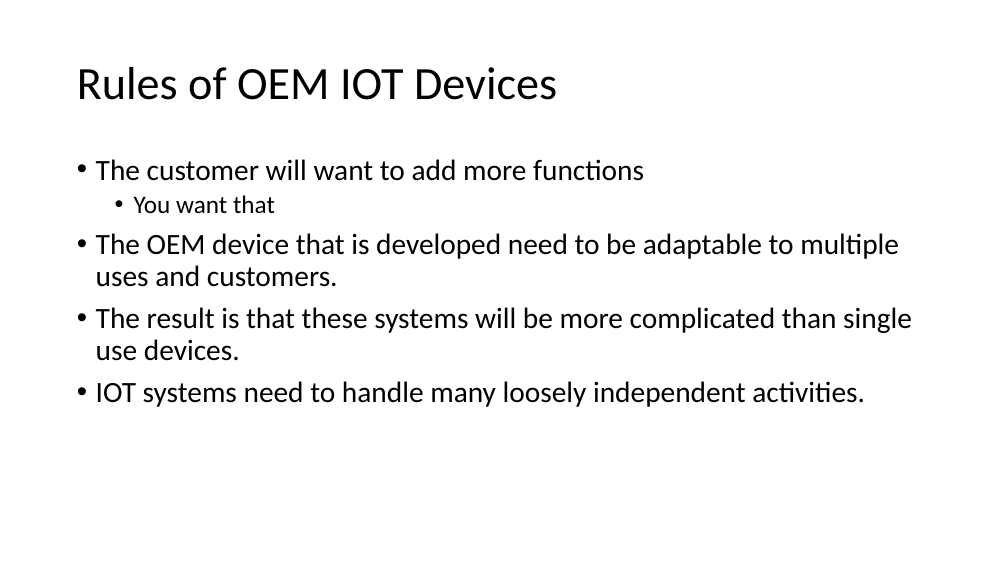
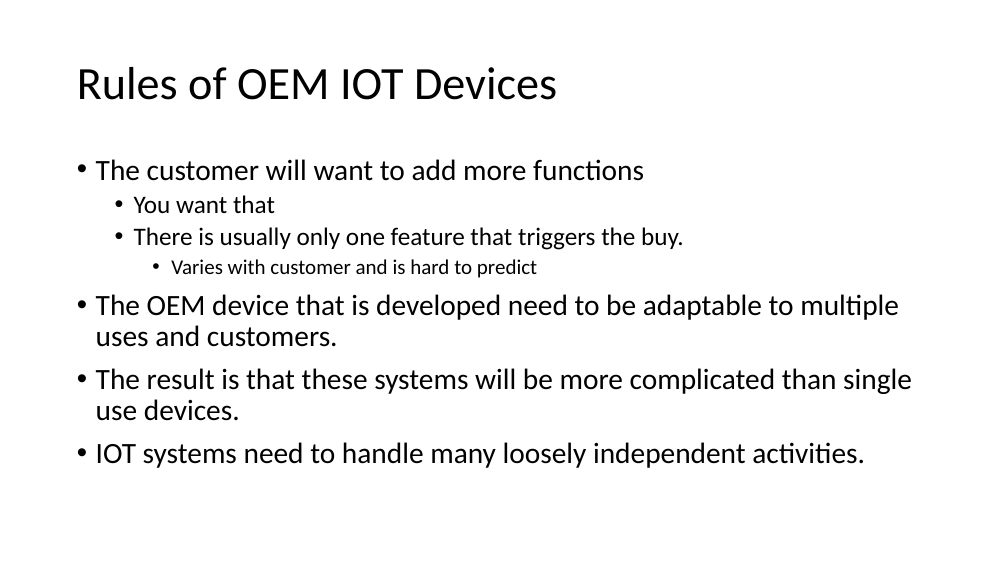
Before and after one commit to NanoDataCenter/nano_data_center, a slide deck: slide 5 of presentations/session_1/Plan Of Action For Next Few Weeks.pptx (slide 4 before the commit). Drawn at 1008x567 pixels with LibreOffice and Linux fonts; fonts in the diff are those of the drawing. Boxes give left, top, right and bottom in pixels: in the first picture for what was removed or moved away, otherwise in the second. Text is boxed around its words. In the diff, an @@ line names an element or a change of style, - is before the commit and + after.

```diff
--- a/presentations/session_1/Plan Of Action For Next Few Weeks.pptx
+++ b/presentations/session_1/Plan Of Action For Next Few Weeks.pptx
@@ text at (134,227,684,278): paragraphs added @@
+  • There is usually only one feature that triggers the buy.
+    • Varies with customer and is hard to predict
```
Also in this commit, not shown: 3 other slides changed, 1 slide added, 3 other files.
